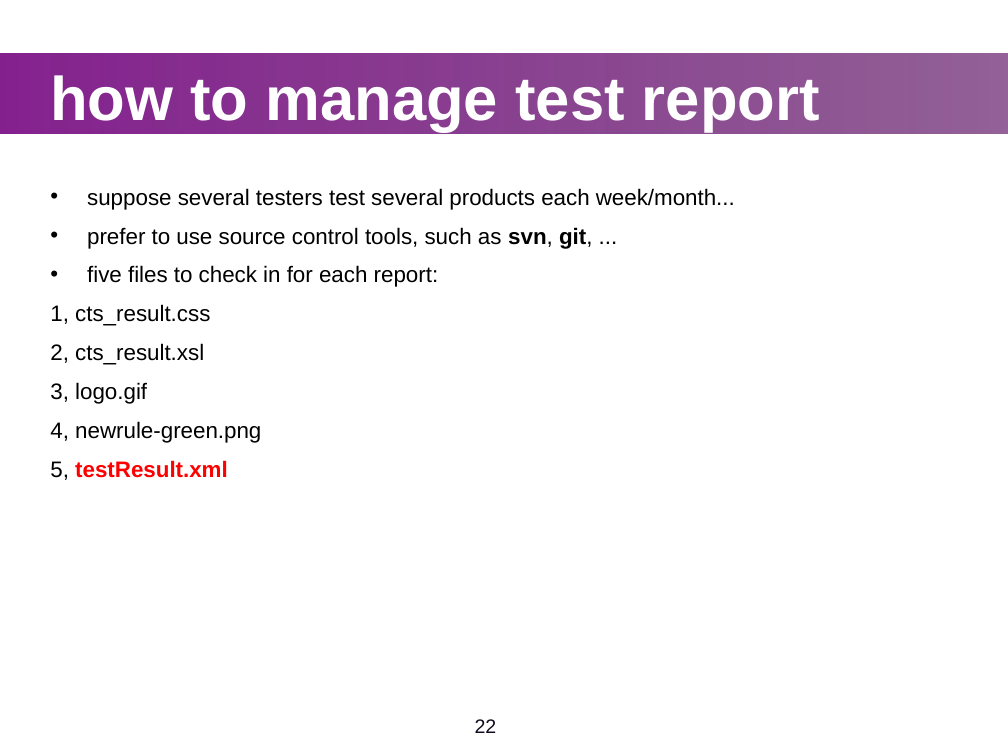
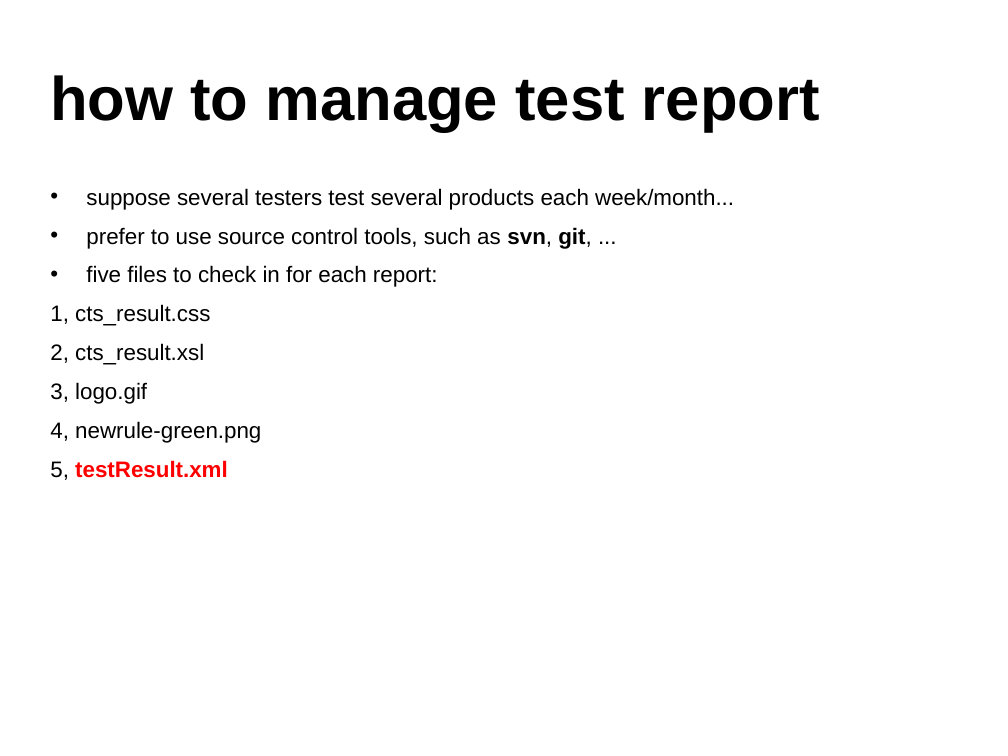
Before and after one commit to widerules/system-information, a slide deck: slide 21 of cts/CTS-training.ppt (slide 22 before the commit). Drawn at 1008x756 pixels with LibreOffice and Linux fonts; fonts in the diff are those of the drawing; background and template pictures are left out. Boxes give left, top, right and bottom in pixels: in the first picture for what was removed or moved away, otherwise in the second. Text is boxed around its words. In the diff, an @@ line names an element or a change of style, - is before the commit and + after.

```diff
--- a/cts/CTS-training.ppt
+++ b/cts/CTS-training.ppt
@@ rectangle removed at (x1=0, y1=53, x2=1008, y2=133) @@
@@ text "how to manage test report" at (x1=50, y1=75, x2=820, y2=132): text colour #FFFFFF to #000000 @@
@@ page number removed at (x1=475, y1=719, x2=497, y2=733) @@
-22
```
Also in this commit, not shown: 40 other slides changed, 1 slide added, 2 slides removed.
